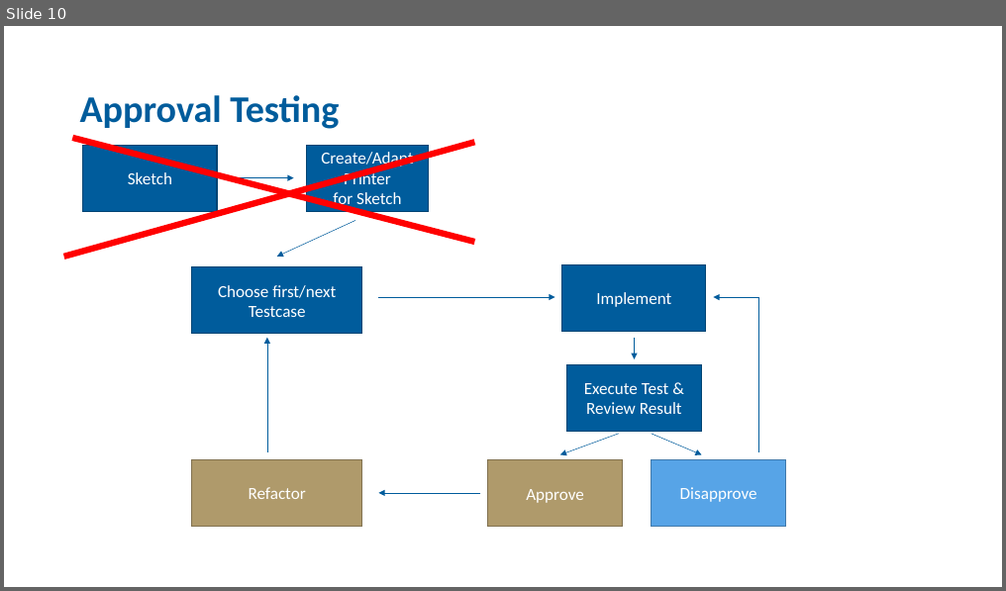
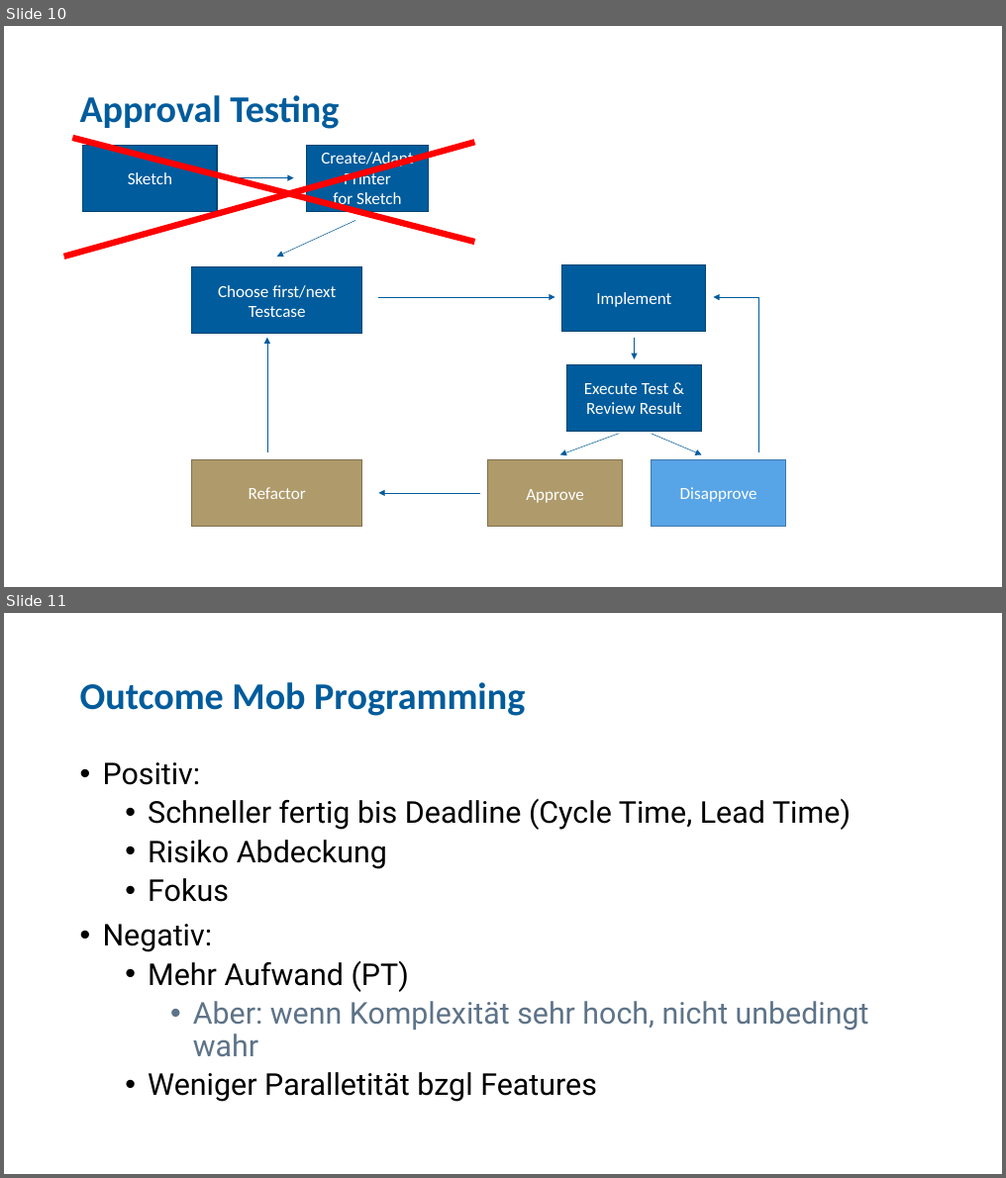
Before and after one commit to techtalk/CodingDojos, a slide deck: GameOfLife/CodingDojo_GameOfLife.pptx. Shown one above the other, each under a label of ours: slide 10 before the commit, slides 10 and 11 after it. The pictures are 1006x591 and 1006x1178 pixels, drawn with LibreOffice and Linux fonts; fonts in the diff are those of the drawing; background and template pictures are left out. Boxes give left, top, right and bottom in pixels: in the first picture for what was removed or moved away, otherwise in the second. Text is boxed around its words. In the diff, an @@ line names an element or a change of style, - is before the commit and + after.

```diff
--- a/GameOfLife/CodingDojo_GameOfLife.pptx
+++ b/GameOfLife/CodingDojo_GameOfLife.pptx
@@ slide 11 added at box(4, 613, 1002, 1174), background #FFFFFF @@
@@ title added at box(80, 682, 525, 716), 36.3 pt, text #005C9C, bold @@
+Outcome Mob Programming
@@ text added at box(103, 762, 869, 1102), 29 pt, text #000000 @@
+• Positiv:
+  • Schneller fertig bis Deadline (Cycle Time, Lead Time)
+  • Risiko Abdeckung
+  • Fokus
+• Negativ:
+  • Mehr Aufwand (PT)
+    • Aber: wenn Komplexität sehr hoch, nicht unbedingt wahr
+  • Weniger Paralletität bzgl Features
```
Also in this commit, not shown: 1 slide changed, 1 slide removed, 12 other files.
